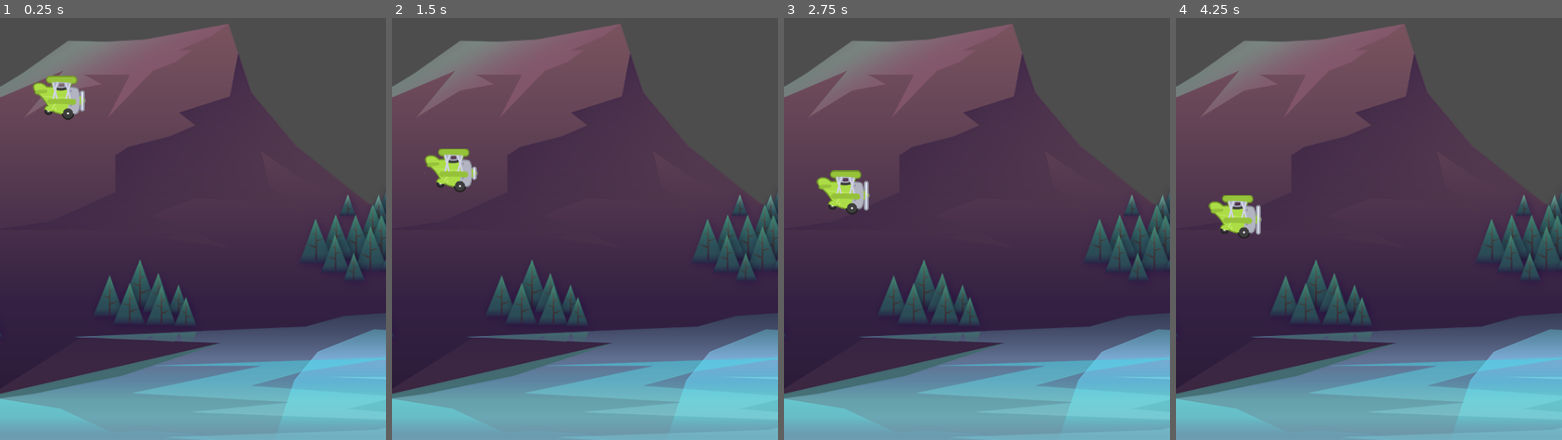
Above: before the commit, frames 1-4 (left to right).
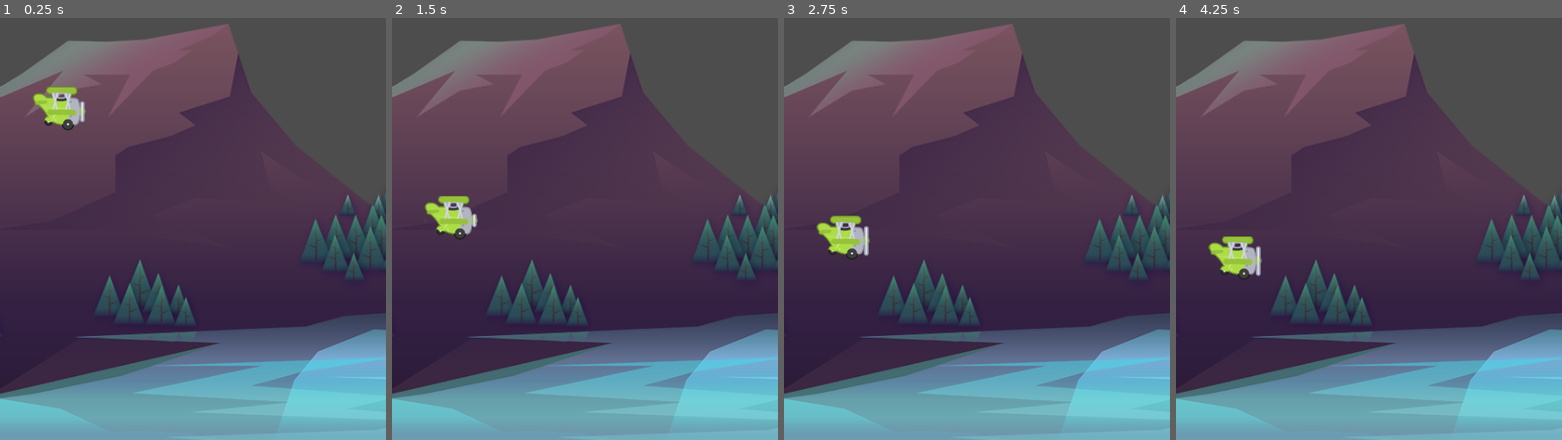
Above: after the commit, the same moments.

Repository: JaseBird/my-2d-game-dev-course
Game: Godot game, scene res://scenes/game/game.tscn
Same seed, same stepped clock (60 frames per second), same inputs: the game is played once before the commit and once after it.
Inputs:
- Up to frame 1 (0.25 s): no input
- Up to frame 2 (1.5 s): tap Space (fly) at 0.6, 1.35 s
- Up to frame 3 (2.75 s): tap Space (fly) at 2.1 s
- Up to frame 4 (4.25 s): tap Space (fly) at 2.85, 3.6 s

The runs differ from the first frame. In frame 1, 1.1% of the frame differs, in the area x 8-23%, y 13-27%; in frame 2, 1.8%; in frame 3, 1.9%, in the area x 8-23%, y 36-58%; in frame 4, 1.9%.

Commit message:
feat: add top and bottom collisions

Diff:
--- /dev/null
+++ b/scenes/barrier/barrier.tscn
@@ -0,0 +1,10 @@
+[gd_scene load_steps=2 format=3 uid="uid://3dkb746ws1kr"]
+
+[sub_resource type="RectangleShape2D" id="RectangleShape2D_cwfoa"]
+size = Vector2(500, 20)
+
+[node name="Barrier" type="StaticBody2D"]
+
+[node name="CollisionShape2D" type="CollisionShape2D" parent="."]
+position = Vector2(240, 0)
+shape = SubResource("RectangleShape2D_cwfoa")
--- a/scenes/game/game.tscn
+++ b/scenes/game/game.tscn
@@ -1,7 +1,8 @@
-[gd_scene load_steps=3 format=3 uid="uid://clw41gbogmfe8"]
+[gd_scene load_steps=4 format=3 uid="uid://clw41gbogmfe8"]
 
 [ext_resource type="Texture2D" uid="uid://blrkrmsx8fqry" path="res://assets/background/rocks_2.png" id="1_4x4j1"]
 [ext_resource type="PackedScene" uid="uid://d0igs30lu24ku" path="res://scenes/plane/plane.tscn" id="2_te14j"]
+[ext_resource type="PackedScene" uid="uid://3dkb746ws1kr" path="res://scenes/barrier/barrier.tscn" id="3_ra65o"]
 
 [node name="Game" type="Node2D"]
 
@@ -11,3 +12,9 @@
 
 [node name="Plane" parent="." instance=ExtResource("2_te14j")]
 position = Vector2(73, 409)
+
+[node name="TopBarrier" parent="." instance=ExtResource("3_ra65o")]
+position = Vector2(0, -37)
+
+[node name="BottomBarrier" parent="." instance=ExtResource("3_ra65o")]
+position = Vector2(3, 865)
--- a/scenes/plane/plane.gd
+++ b/scenes/plane/plane.gd
@@ -1,7 +1,9 @@
 extends CharacterBody2D
 
-const GRAVITY: float = 600.0
-const POWER: float = -200.0
+const GRAVITY: float = 1000.0
+const POWER: float = -350.0
+
+@onready var animated_sprite_2d: AnimatedSprite2D = $AnimatedSprite2D
 
 # Called when the node enters the scene tree for the first time.
 func _ready() -> void:
@@ -13,6 +15,14 @@
 	fly()
 	move_and_slide()
 
+	if is_on_floor() == true:
+		gameover()
+
 func fly() -> void:
 	if Input.is_action_just_pressed("fly") == true:
 		velocity.y = POWER
+
+
+func gameover() -> void:
+	animated_sprite_2d.stop()
+	set_physics_process(false)
